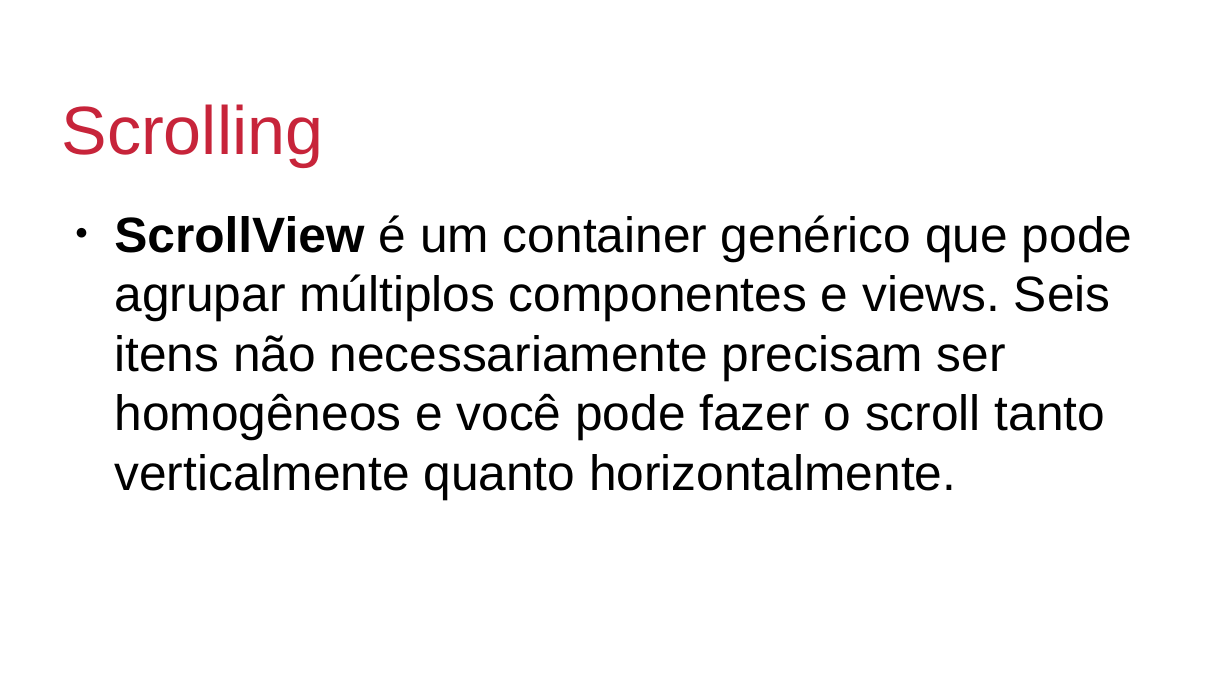
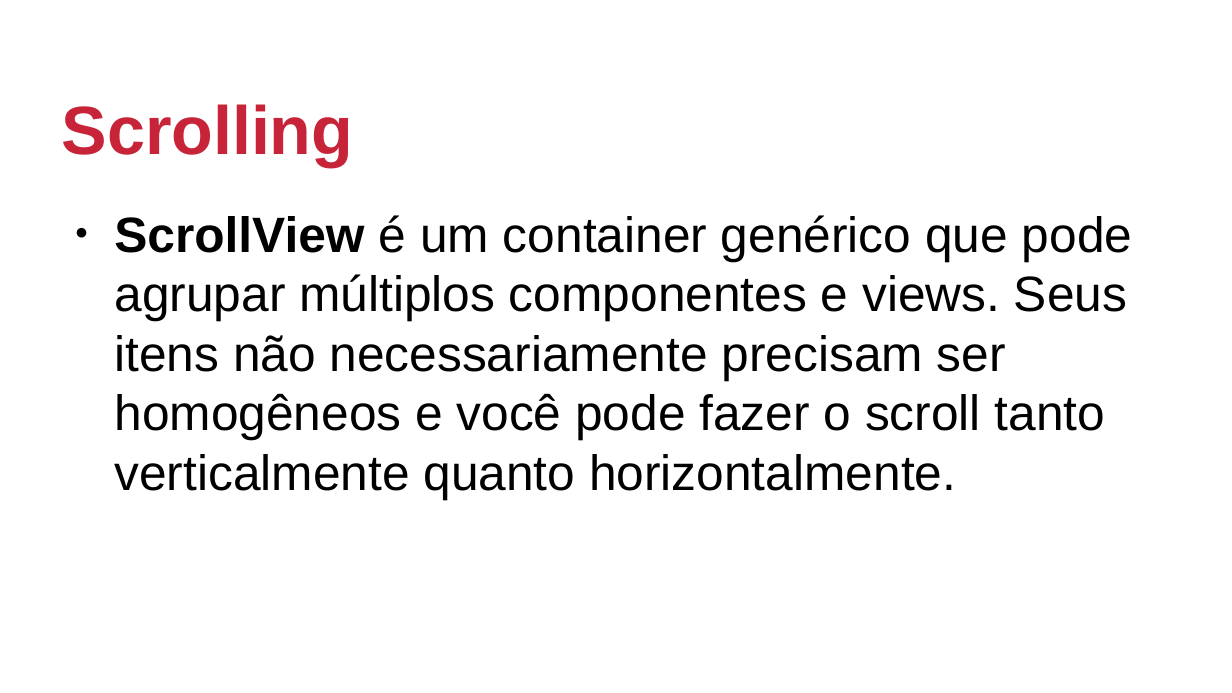
Before and after one commit to johnmagt/PIDM-2019_2, a slide deck: slide 24 of SLIDES/aula02.odp (slide 18 before the commit). Drawn at 1232x693 pixels with LibreOffice and Linux fonts; fonts in the diff are those of the drawing; background and template pictures are left out. Boxes give left, top, right and bottom in pixels: in the first picture for what was removed or moved away, otherwise in the second. Text is boxed around its words. In the diff, an @@ line names an element or a change of style, - is before the commit and + after.

```diff
--- a/SLIDES/aula02.odp
+++ b/SLIDES/aula02.odp
@@ title "Scrolling" at [62,104,354,166]: bold on @@
@@ text at [114,215,1132,500]: text changed @@
-● ScrollView é um container genérico que pode agrupar múltiplos componentes e views. Seis itens não necessariamente precisam ser homogêneos e você pode fazer o scroll tanto verticalmente quanto horizontalmente.
+● ScrollView é um container genérico que pode agrupar múltiplos componentes e views. Seus itens não necessariamente precisam ser homogêneos e você pode fazer o scroll tanto verticalmente quanto horizontalmente.
```
Also in this commit, not shown: 16 other slides changed, 7 slides added, 5 other files.
